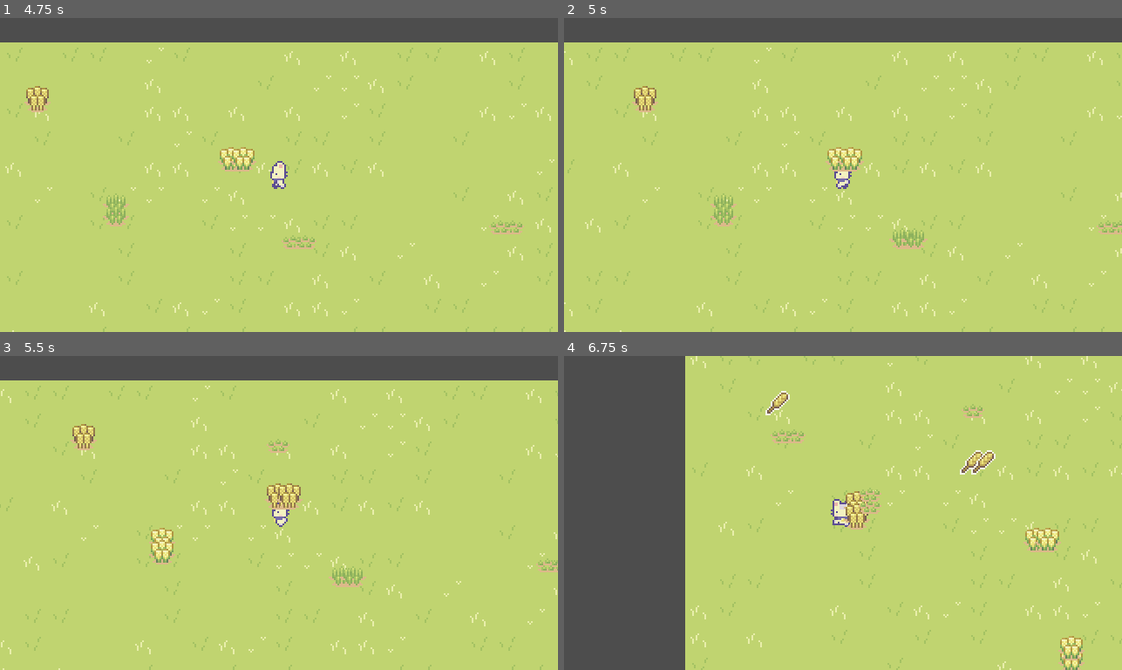
Above: before the commit, frames 1-4 (two rows, left to right).
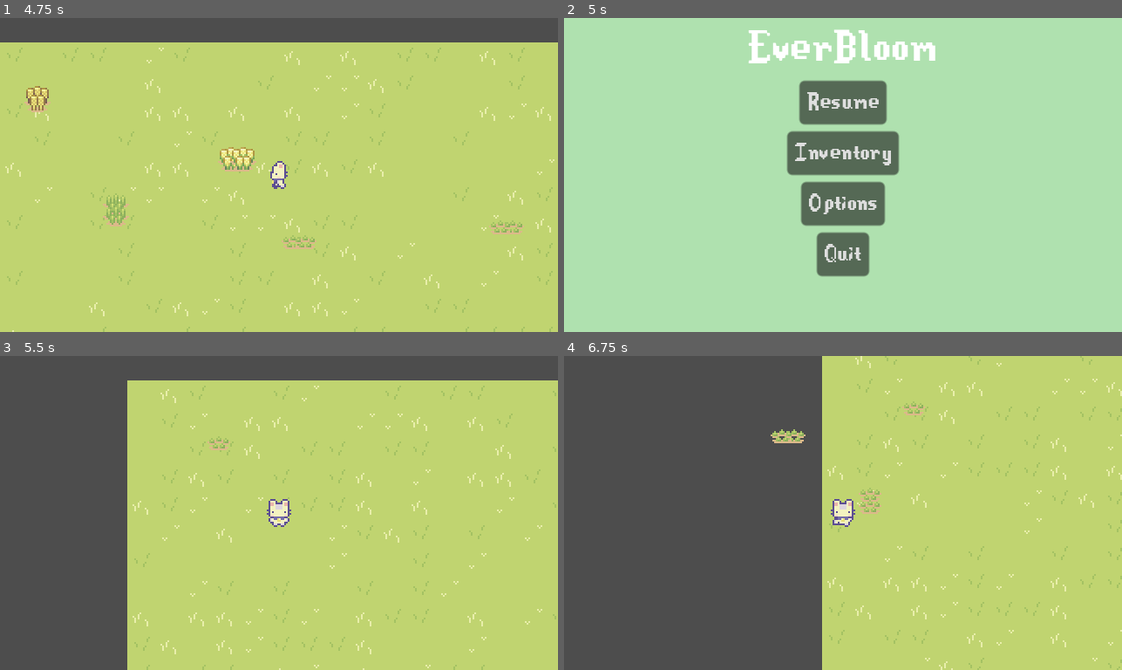
Above: after the commit, the same moments.

Repository: egd3025/everbloom
Game: Godot game, scene res://start_menu.tscn
The game is run twice, just before and just after one commit, with the same random seed, the same clock (stepped at 60 frames per second) and the same inputs.
Inputs (mouse positions are in pixels of both pictures, inside the frame that each line leads up to):
- Up to frame 1 (4.75 s): click "Start" at 0.5 s; move the mouse to (401, 159) at 1.27 s; hold Right (ui_right) 1.28-2.03 s; click (401, 159) at 1.35 s; move the mouse to (167, 190) at 2.02 s; hold Down (ui_down) 2.03-2.78 s; click (167, 190) at 2.1 s; move the mouse to (334, 105) at 2.77 s; hold Right (ui_right) 2.78-3.53 s; click (334, 105) at 2.85 s; move the mouse to (251, 237) at 3.52 s; hold Up (ui_up) 3.53-4.28 s; click (251, 237) at 3.6 s; move the mouse to (446, 222) at 4.27 s; hold Left (ui_left) from 4.28 s (still down); click (446, 222) at 4.35 s
- Up to frame 2 (5 s): keep holding Left (ui_left); tap Tab (pause, bound only after the commit) at 4.9 s
- Up to frame 3 (5.5 s): release Left (ui_left) at 5 s; click (279, 440) at 5 s, where only the run after the commit has a clickable "Resume"
- Up to frame 4 (6.75 s): move the mouse to (675, 465) at 5.77 s; hold Left (ui_left) 5.78-6.53 s; click (675, 465) at 5.85 s; move the mouse to (870, 513) at 6.52 s; hold Down (ui_down) from 6.53 s (still down); click (870, 513) at 6.6 s

Frame 1 is identical in both runs. In frame 2, 100% of the frame differs, in the area x 0-100%, y 0-100%; in frame 3, 25%; in frame 4, 28%.

Commit message:
pause menu works, inventory not made, options takes you back to start screen though :(

Diff:
--- /dev/null
+++ b/EverBloom/Pause Menu.gd
@@ -0,0 +1,14 @@
+extends Control
+
+
+func _on_resume_button_pressed():
+	get_tree().change_scene_to_file("res://World/world.tscn")
+
+func _on_inventory_button_pressed():
+	pass
+
+func _on_options_button_pressed():
+	get_tree().change_scene_to_file("res://options_menu.tscn")
+
+func _on_quit_button_pressed():
+	get_tree().quit()
--- a/EverBloom/Pause Menu.tscn
+++ b/EverBloom/Pause Menu.tscn
@@ -1,6 +1,7 @@
-[gd_scene load_steps=2 format=3 uid="uid://dhy5gaso5ng7b"]
+[gd_scene load_steps=3 format=3 uid="uid://dhy5gaso5ng7b"]
 
 [ext_resource type="Theme" uid="uid://cs7pakuugysjy" path="res://default_pause_theme.tres" id="1_ykoja"]
+[ext_resource type="Script" path="res://Pause Menu.gd" id="2_mr4kv"]
 
 [node name="PauseMenu" type="Control"]
 layout_mode = 3
@@ -9,7 +10,10 @@
 anchor_bottom = 1.0
 grow_horizontal = 2
 grow_vertical = 2
+size_flags_horizontal = 3
+size_flags_vertical = 3
 theme = ExtResource("1_ykoja")
+script = ExtResource("2_mr4kv")
 
 [node name="ColorRect" type="ColorRect" parent="."]
 layout_mode = 1
@@ -25,6 +29,7 @@
 anchors_preset = 15
 anchor_right = 1.0
 anchor_bottom = 1.0
+offset_top = -30.0
 grow_horizontal = 2
 grow_vertical = 2
 theme_override_constants/margin_left = 32
@@ -87,3 +92,8 @@
 focus_next = NodePath("../ResumeButton")
 focus_previous = NodePath("../OptionsButton")
 text = "Quit"
+
+[connection signal="pressed" from="MarginContainer/VBoxContainer/VBoxContainer/ResumeButton" to="." method="_on_resume_button_pressed"]
+[connection signal="pressed" from="MarginContainer/VBoxContainer/VBoxContainer/InventoryButton" to="." method="_on_inventory_button_pressed"]
+[connection signal="pressed" from="MarginContainer/VBoxContainer/VBoxContainer/OptionsButton" to="." method="_on_options_button_pressed"]
+[connection signal="pressed" from="MarginContainer/VBoxContainer/VBoxContainer/QuitButton" to="." method="_on_quit_button_pressed"]
--- a/EverBloom/World/world.gd
+++ b/EverBloom/World/world.gd
@@ -9,3 +9,6 @@
 		var plant1 = plant.instantiate()
 		plant1.position = get_global_mouse_position()
 		world.add_child(plant1)
+
+	if Input.is_action_just_pressed("pause"):
+		get_tree().change_scene_to_file("res://Pause Menu.tscn")
--- a/EverBloom/World/world.tscn
+++ b/EverBloom/World/world.tscn
@@ -5,7 +5,7 @@
 [ext_resource type="Script" path="res://Player/Player.gd" id="2_3431q"]
 [ext_resource type="Script" path="res://World/WorldGen.gd" id="2_rlebr"]
 [ext_resource type="Texture2D" uid="uid://br34h1te2q78s" path="res://cup_noodle/Basic Charakter Spritesheet.png" id="4_h38wm"]
-[ext_resource type="PackedScene" uid="uid://byhgnas87o1gb" path="res://Plants/plant.tscn" id="6_sfo2u"]
+[ext_resource type="PackedScene" uid="uid://byhgnas87o1gb" path="res://Plants/Plant.tscn" id="6_sfo2u"]
 
 [sub_resource type="CapsuleShape2D" id="CapsuleShape2D_cplsi"]
 radius = 4.0
--- a/EverBloom/project.godot
+++ b/EverBloom/project.godot
@@ -30,6 +30,11 @@
 "events": [Object(InputEventMouseButton,"resource_local_to_scene":false,"resource_name":"","device":-1,"window_id":0,"a …(253 unchanged characters)…
 ]
 }
+pause={
+"deadzone": 0.5,
+"events": [Object(InputEventKey,"resource_local_to_scene":false,"resource_name":"","device":0,"window_id":0,"alt_pressed":false,"shift_pressed":false,"ctrl_pressed":false,"meta_pressed":false,"pressed":false,"keycode":0,"physical_keycode":4194306,"key_label":0,"unicode":0,"echo":false,"script":null)
+]
+}
 
 [rendering]
 
